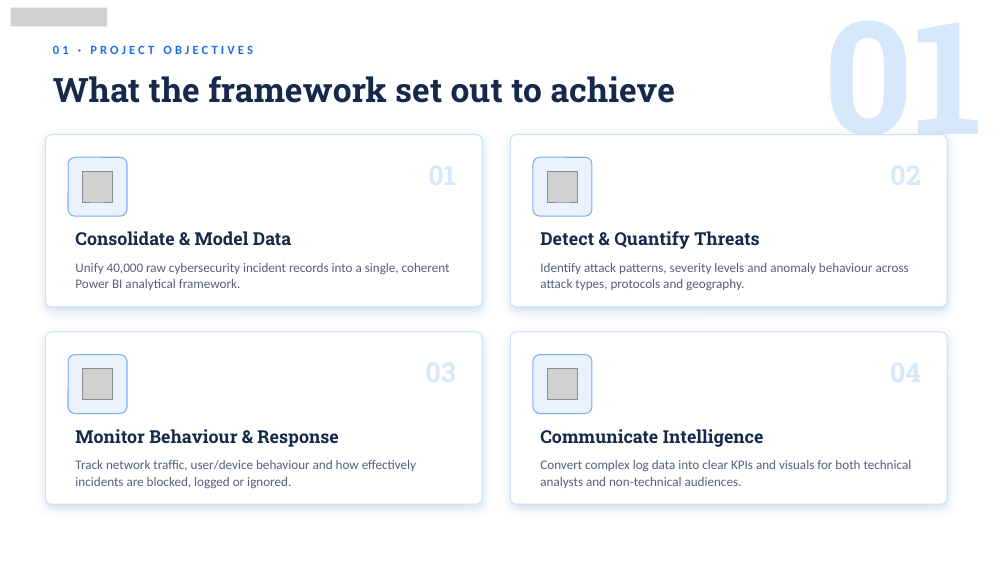
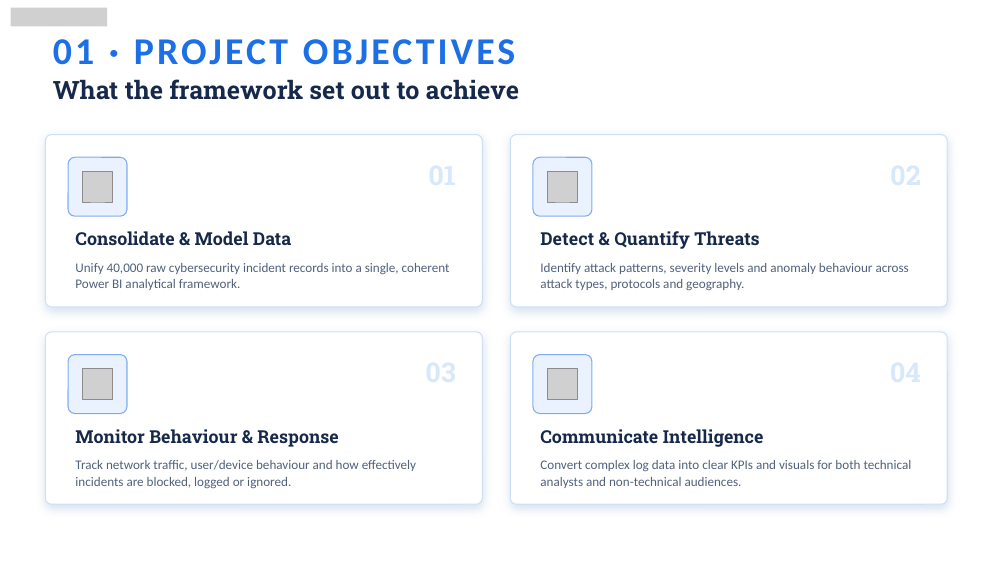
Before and after one commit to priyamsinha23/Infosys-Springboard-Virtual-Internship-7.0-Batch-1-Team-C, a slide deck: slide 2 of Team_Members_PPT/Siddhant.pptx. Drawn at 1008x567 pixels with LibreOffice and Linux fonts; fonts in the diff are those of the drawing; grey boxes stand for pictures; background and template pictures are left out. Boxes give left, top, right and bottom in pixels: in the first picture for what was removed or moved away, otherwise in the second. Text is boxed around its words. In the diff, an @@ line names an element or a change of style, - is before the commit and + after.

```diff
--- a/Team_Members_PPT/Siddhant.pptx
+++ b/Team_Members_PPT/Siddhant.pptx
@@ text removed at [749,0,991,140] @@
-01
@@ text "01 · PROJECT OBJECTIVES" at [53,39,515,65]: size 12 to 36 pt @@
@@ text "What the framework set out ..." at [53,79,519,100]: size 32 to 24 pt @@
```
Also in this commit, not shown: 6 other slides changed, 9 slides added, 3 slides removed, 1 other file.
